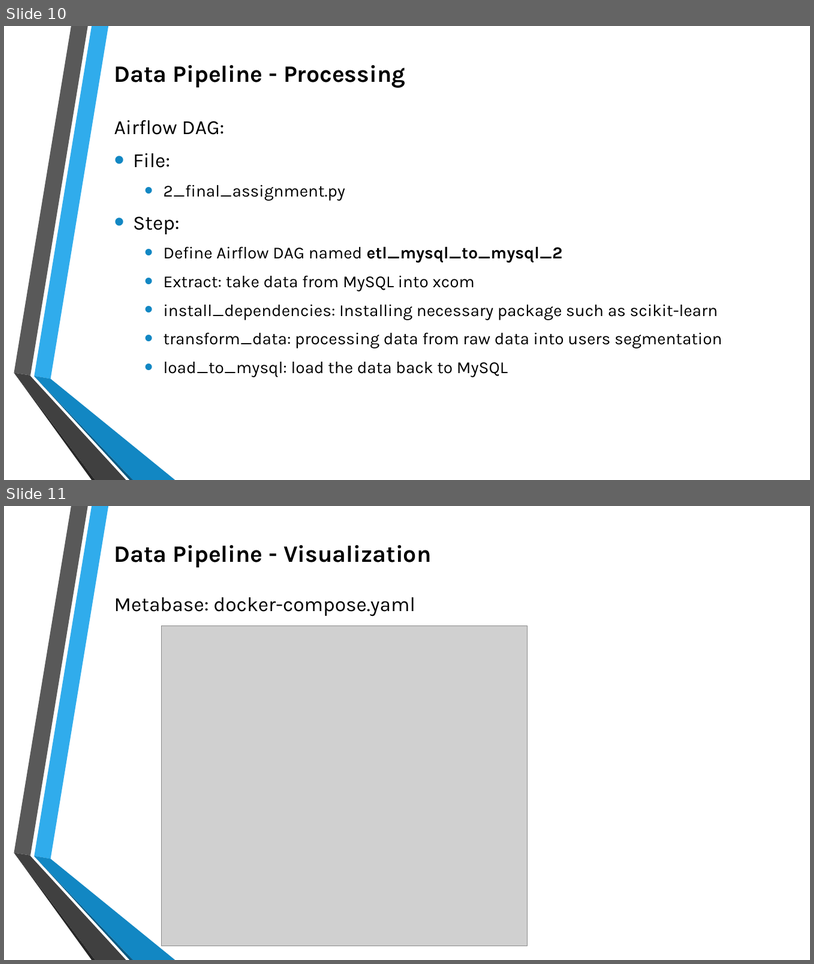
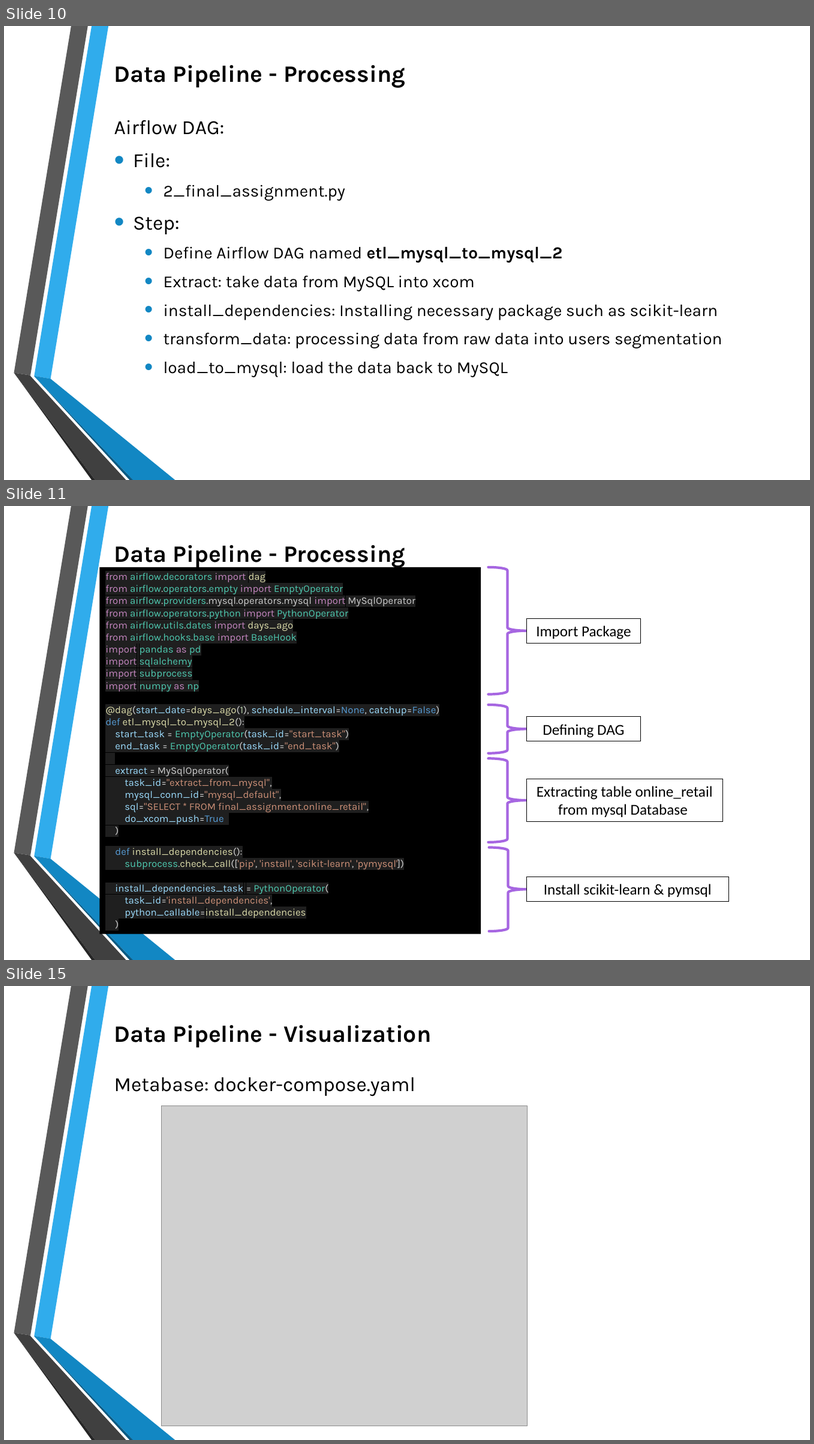
Before and after one commit to mivanivan/Final-Assignment---Batch-Processing, a slide deck: Final Assignment - Batch Processing RFM Segmentation.pptx. Shown one above the other, each under a label of ours: slides 10 and 11 before the commit, slides 10, 11 and 15 after it; the slides between them are not shown. The pictures are 814x964 and 814x1444 pixels, drawn with LibreOffice and Linux fonts; fonts in the diff are those of the drawing; grey boxes stand for pictures; background and template pictures are left out. Boxes give left, top, right and bottom in pixels: in the first picture for what was removed or moved away, otherwise in the second. Text is boxed around its words. In the diff, an @@ line names an element or a change of style, - is before the commit and + after.

```diff
--- a/Final Assignment - Batch Processing RFM Segmentation.pptx
+++ b/Final Assignment - Batch Processing RFM Segmentation.pptx
@@ slide 11 added at [4,506,810,960], background picture (left out); not listed: 6 template elements that a slide beside it also shows @@
@@ text added at [114,545,405,568], 28 pt, text #000000, bold @@
+Data Pipeline - Processing
@@ rectangle added at [99,567,482,842], fill #000000, 12 pt, text #4EC9B0 @@
+from airflow.decorators import dag
+from airflow.operators.empty import EmptyOperator
+from airflow.providers.mysql.operators.mysql import MySqlOperator
+from airflow.operators.python import PythonOperator
+from airflow.utils.dates import days_ago
+from airflow.hooks.base import BaseHook
+import pandas as pd
+import sqlalchemy
+import subprocess
+import numpy as np
+@dag(start_date=days_ago(1), schedule_interval=None, catchup=False)
+def etl_mysql_to_mysql_2():
+start_task = EmptyOperator(task_id="start_task")
+end_task = EmptyOperator(task_id="end_task")
+extract = MySqlOperator(
+task_id="extract_from_mysql",
+mysql_conn_id="mysql_default",
+sql="SELECT * FROM final_assignment.online_retail",
+do_xcom_push=True
+)
@@ right brace added at [489,567,527,694], outline #A666E1 3 pt @@
@@ rectangle added at [527,619,641,643], fill #FFFFFF, outline #000000 0.75 pt, 18 pt, text #000000 @@
+Import Package
@@ right brace added at [489,705,527,753], outline #A666E1 3 pt @@
@@ rectangle added at [527,717,641,741], fill #FFFFFF, outline #000000 0.75 pt, 18 pt, text #000000 @@
+Defining DAG
@@ right brace added at [489,758,527,842], outline #A666E1 3 pt @@
@@ rectangle added at [527,778,723,821], fill #FFFFFF, outline #000000 0.75 pt, 18 pt, text #000000 @@
+Extracting table online_retail from mysql Database
@@ rectangle added at [99,843,482,934], fill #000000, 12 pt, text #CE9178 @@
+def install_dependencies():
+subprocess.check_call(['pip', 'install', 'scikit-learn', 'pymysql'])
+install_dependencies_task = PythonOperator(
+task_id='install_dependencies',
+python_callable=install_dependencies
+)
@@ right brace added at [489,847,527,931], outline #A666E1 3 pt @@
@@ rectangle added at [527,877,729,901], fill #FFFFFF, outline #000000 0.75 pt, 18 pt, text #000000 @@
+Install scikit-learn & pymsql
@@ what was slide 11 is now slide 15 @@
```
Also in this commit, not shown: 2 slides changed, 5 other slides added, 6 other files.
